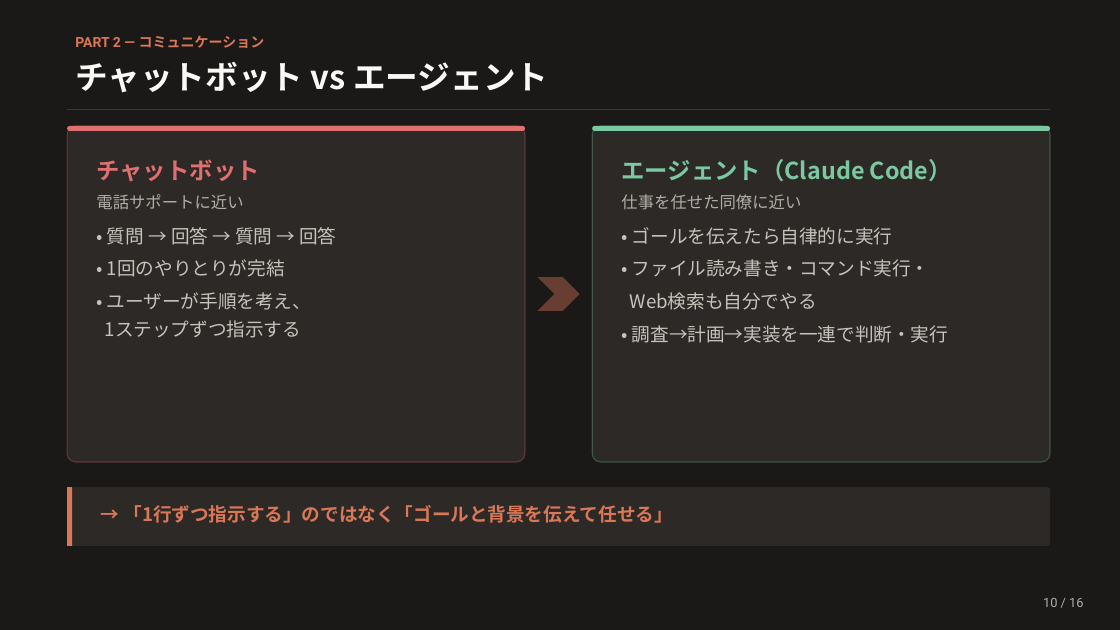
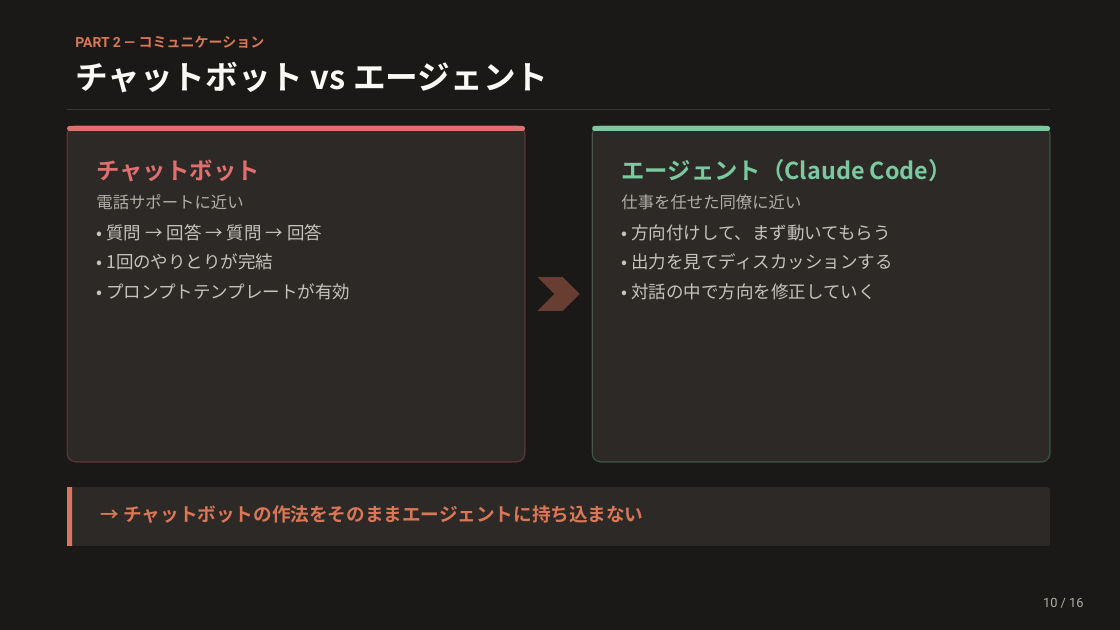
Before and after one commit to Ischca/zenn, a slide deck: slide 10 of slides/session1.pptx. Drawn at 1120x630 pixels with LibreOffice and Linux fonts; fonts in the diff are those of the drawing. Boxes give left, top, right and bottom in pixels: in the first picture for what was removed or moved away, otherwise in the second. Text is boxed around its words. In the diff, an @@ line names an element or a change of style, - is before the commit and + after.

```diff
--- a/slides/session1.pptx
+++ b/slides/session1.pptx
@@ text at <box>96,194,322,270</box>: size 16 to 15 pt in "• 質問 → 回答 → 質問 → ...", "• 1回のやりとりが完結"; less space between paragraphs; line spacing 24pt to 22pt @@
@@ text at <box>631,224,892,300</box>: text changed; size 16 to 15 pt @@
-• ゴールを伝えたら自律的に実行
-• ファイル読み書き・コマンド実行・
-Web検索も自分でやる
-• 調査→計画→実装を一連で判断・実行
+• 方向付けして、まず動いてもらう
+• 出力を見てディスカッションする
+• 対話の中で方向を修正していく
@@ text at <box>106,283,350,300</box>: text changed; size 16 to 15 pt @@
-• ユーザーが手順を考え、
-1ステップずつ指示する
+• プロンプトテンプレートが有効
@@ text at <box>123,505,643,523</box>: text changed @@
-→ 「1行ずつ指示する」のではなく「ゴールと背景を伝えて任せる」
+→ チャットボットの作法をそのままエージェントに持ち込まない
```
Also in this commit, not shown: 6 other slides changed, 1 other file.
